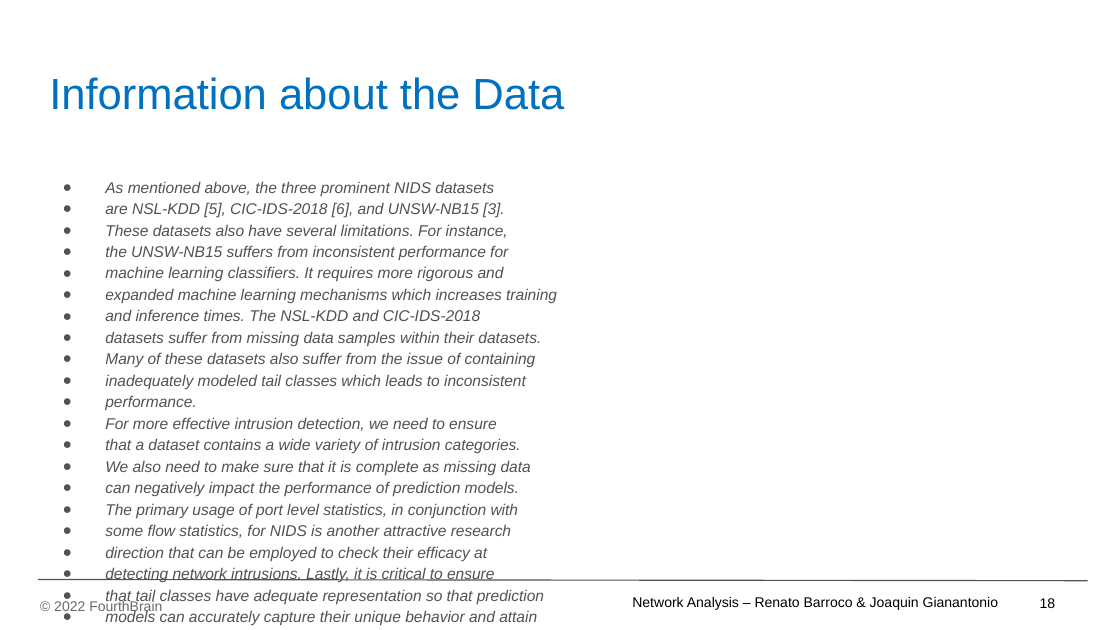
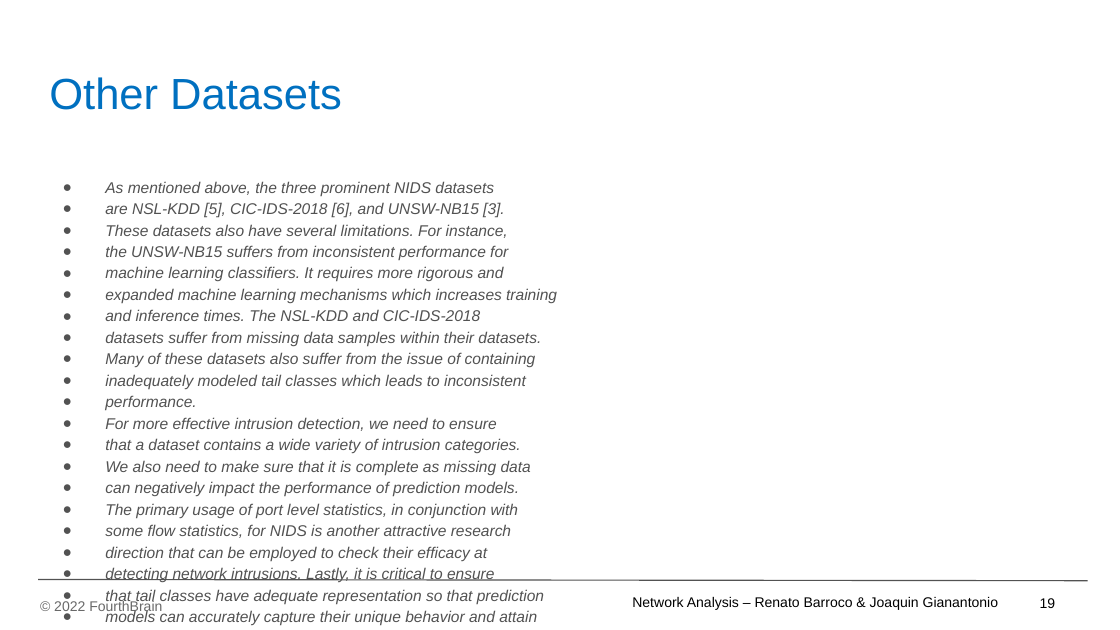
Before and after one commit to JoaquinGianan/network-analytics, a slide deck: slide 20 of powerpoint/Network Analysis - MLE Capstone Presentation_v06.pptx (slide 19 before the commit). Drawn at 1120x630 pixels with LibreOffice and Linux fonts; fonts in the diff are those of the drawing; background and template pictures are left out. Boxes give left, top, right and bottom in pixels: in the first picture for what was removed or moved away, otherwise in the second. Text is boxed around its words. In the diff, an @@ line names an element or a change of style, - is before the commit and + after.

```diff
--- a/powerpoint/Network Analysis - MLE Capstone Presentation_v06.pptx
+++ b/powerpoint/Network Analysis - MLE Capstone Presentation_v06.pptx
@@ title at (49,77,342,110): text changed @@
-Information about the Data
+Other Datasets
@@ page number at (1040,598,1056,608): text changed @@
-18
+19
```
Also in this commit, not shown: 1 other slide changed, 2 slides added.
